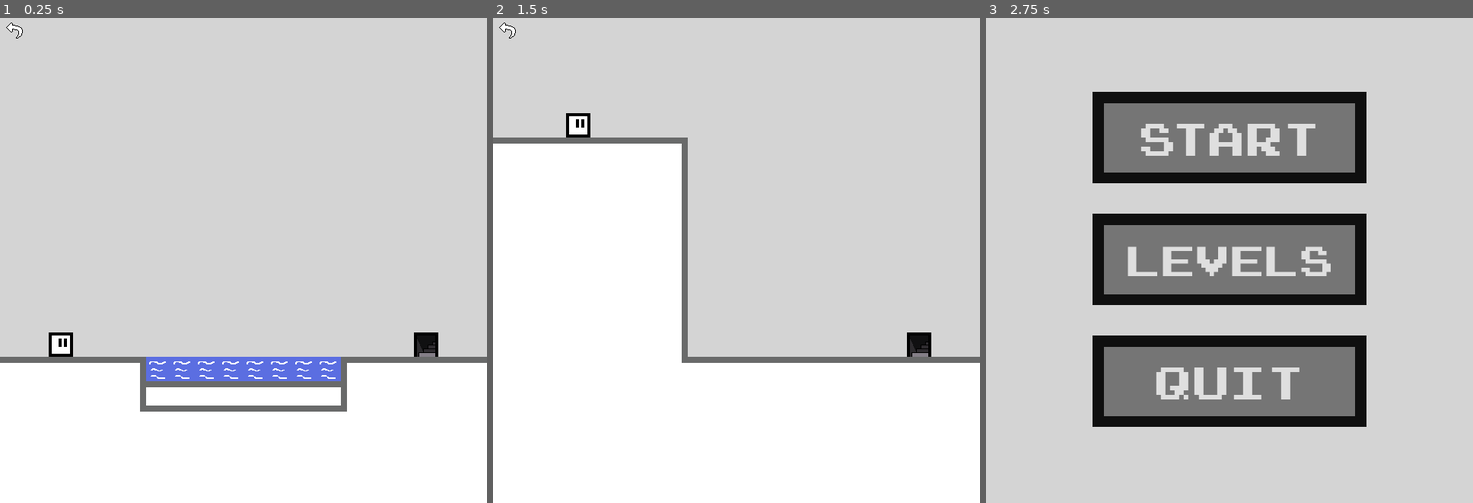
Above: before the commit, frames 1-3 (left to right).
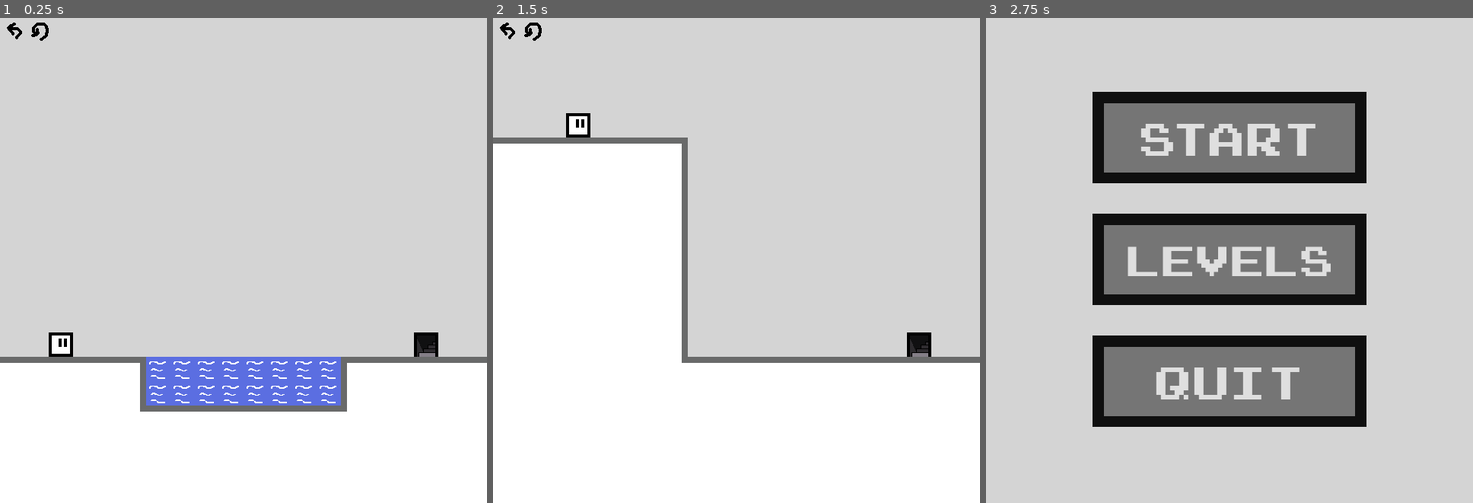
Above: after the commit, the same moments.

Repository: DragonSkywalker/Freezing-Touch
Game: Godot game, scene res://Main_Scenes/Levels/Level2.tscn
Two runs of this game, one before a commit and one after it. Both use one fixed random seed, a clock stepped at 60 frames per second and the inputs below. This scene is started directly instead of the project's main scene.
Inputs (mouse positions are in pixels of both pictures, inside the frame that each line leads up to):
- Up to frame 1 (0.25 s): no input
- Up to frame 2 (1.5 s): click (507, 32) at 0.52 s; click "Start" at 1.25 s
- Up to frame 3 (2.75 s): click (1000, 32) at 2.02 s

The runs differ from the first frame. In frame 1, 2.0% of the frame differs, in the area x 1-70%, y 0-80%; in frame 2, 0.1%; in frame 3, nothing differs.

Commit message:
Added the restart button
and changed back button texture

Diff:
--- a/Characters/button.tscn
+++ b/Characters/button.tscn
@@ -1,18 +1,34 @@
-[gd_scene load_steps=3 format=3 uid="uid://juoru7gdjjwf"]
+[gd_scene load_steps=4 format=3 uid="uid://juoru7gdjjwf"]
 
 [ext_resource type="Texture2D" uid="uid://dlerrd241w6o5" path="res://Assets/back.png" id="1_7hksi"]
+[ext_resource type="Texture2D" uid="uid://cgkeb8j245u6g" path="res://Assets/restart.png" id="2_5c8m6"]
 
-[sub_resource type="GDScript" id="GDScript_pt8yw"]
-script/source = "extends Button
+[sub_resource type="GDScript" id="GDScript_n5vrt"]
+script/source = "extends CanvasLayer
 
 
-func _on_pressed():
+
+func _on_back_pressed():
 	get_tree().change_scene_to_file(\"res://Main_Scenes/menu.tscn\")
+
+
+func _on_restart_pressed():
+	get_tree().reload_current_scene()
 "
 
-[node name="Button" type="Button"]
+[node name="Node2D" type="CanvasLayer"]
+script = SubResource("GDScript_n5vrt")
+
+[node name="Back" type="Button" parent="."]
 icon = ExtResource("1_7hksi")
 flat = true
-script = SubResource("GDScript_pt8yw")
 
-[connection signal="pressed" from="." to="." method="_on_pressed"]
+[node name="Restart" type="Button" parent="."]
+offset_left = 32.0
+offset_right = 72.0
+offset_bottom = 40.0
+icon = ExtResource("2_5c8m6")
+flat = true
+
+[connection signal="pressed" from="Back" to="." method="_on_back_pressed"]
+[connection signal="pressed" from="Restart" to="." method="_on_restart_pressed"]
--- a/Main_Scenes/Levels/Level2.tscn
+++ b/Main_Scenes/Levels/Level2.tscn
@@ -14,13 +14,11 @@
 script = SubResource("GDScript_4msi2")
 
 [node name="MyTileMap" parent="." instance=ExtResource("1_ktvk6")]
-layer_0/tile_data = PackedInt32Array(65535, 131073, 1, 13107 …(2345 unchanged characters)… 5, 131073, 1, 917510, 0, 65536, 983046, 65537, 0, 1048582, 65537, 0, 1114118, 65537, 1, 1179654, 65537, 1, 1245190, 65537, 1, 1245191, 65537, 1, 1179655, 65537, 1, 1114119, 65537, 1, 1048583, 65537, 0, 983047, 65537, 0, 983048, 65537, 0, 1048584, 65537, 0, 1114120, 65537, 1, 1179656, 65537, 1, 1245192, 65537, 1, 1245193, 65537, 1, 1179657, 65537, 1, 1114121, 65537, 1, 1048585, 65537, 0, 983049, 65537, 0, 983050, 65537, 0, 1048586, 65537, 0, 1114122, 65537, 1, 1179658, 65537, 1, 1245194, 65537, 1, 1245195, 65537, 1, 1179659, 65537, 1, 1114123, 65537, 1, 1048587, 65537, 0, 983051, 65537, 0, 983052, 65537, 0, 1048588, 65537, 0, 1114124, 65537, 1, 1179660, 65537, 1, 1245196, 65537, 1, 1245197, 65537, 1, 1179661, 65537, 1, 1114125, 65537, 1, 1048589, 65537, 0, 983053, 65537, 0, 983054, 1, 1, 1048590, 262145, 1, 1114 …(541 unchanged characters)…
+layer_0/tile_data = PackedInt32Array(65535, 131073, 1, 13107 …(2345 unchanged characters)… 5, 131073, 1, 917510, 0, 65536, 983046, 0, 65536, 1048582, 65537, 0, 1114118, 65537, 1, 1179654, 65537, 1, 1245190, 65537, 1, 1245191, 65537, 1, 1179655, 65537, 1, 1114119, 65537, 1, 1048583, 65537, 0, 983047, 0, 65536, 983048, 0, 65536, 1048584, 65537, 0, 1114120, 65537, 1, 1179656, 65537, 1, 1245192, 65537, 1, 1245193, 65537, 1, 1179657, 65537, 1, 1114121, 65537, 1, 1048585, 65537, 0, 983049, 0, 65536, 983050, 0, 65536, 1048586, 65537, 0, 1114122, 65537, 1, 1179658, 65537, 1, 1245194, 65537, 1, 1245195, 65537, 1, 1179659, 65537, 1, 1114123, 65537, 1, 1048587, 65537, 0, 983051, 0, 65536, 983052, 0, 65536, 1048588, 65537, 0, 1114124, 65537, 1, 1179660, 65537, 1, 1245196, 65537, 1, 1245197, 65537, 1, 1179661, 65537, 1, 1114125, 65537, 1, 1048589, 65537, 0, 983053, 0, 65536, 983054, 1, 1, 1048590, 262145, 1, 1114 …(541 unchanged characters)…
 
 [node name="Player" parent="." instance=ExtResource("2_g734y")]
 position = Vector2(80, 432)
 
 [node name="Button" parent="." instance=ExtResource("3_d7lla")]
-offset_right = 40.0
-offset_bottom = 40.0
 
 [connection signal="body_entered" from="MyTileMap/Stairs" to="MyTileMap/Stairs" method="_on_body_entered" flags=18]
--- a/Main_Scenes/Levels/Level3.tscn
+++ b/Main_Scenes/Levels/Level3.tscn
@@ -21,9 +21,7 @@
 [node name="Player" parent="." instance=ExtResource("2_vpls2")]
 position = Vector2(80, 432)
 
-[node name="Button" parent="." instance=ExtResource("3_ys4fk")]
-offset_right = 40.0
-offset_bottom = 40.0
+[node name="Back" parent="." instance=ExtResource("3_ys4fk")]
 
 [node name="Node" type="Node2D" parent="."]
 
--- a/Main_Scenes/Levels/LevelTemplate.tscn
+++ b/Main_Scenes/Levels/LevelTemplate.tscn
@@ -20,5 +20,3 @@
 position = Vector2(112, 144)
 
 [node name="Button" parent="." instance=ExtResource("3_qfsx0")]
-offset_right = 40.0
-offset_bottom = 40.0
Not shown, added: Assets/back&restart.png.import
Binary file changed: Assets/back.png
Binary file added: Assets/restart.png
Not shown, added: Assets/restart.png.import
